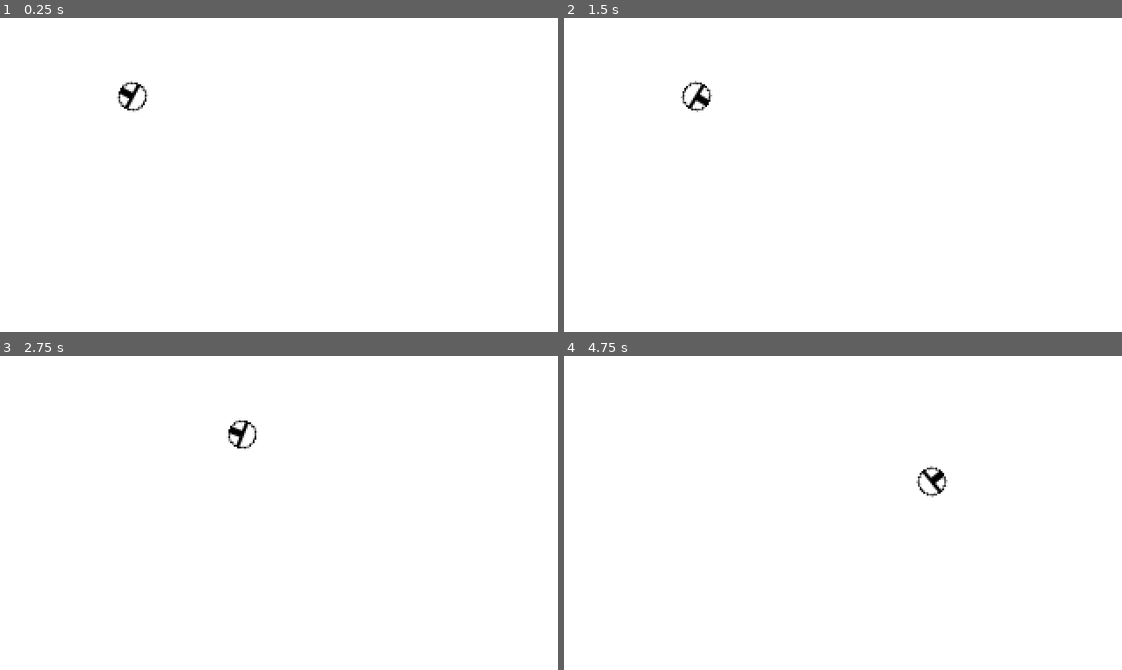
Above: before the commit, frames 1-4 (two rows, left to right).
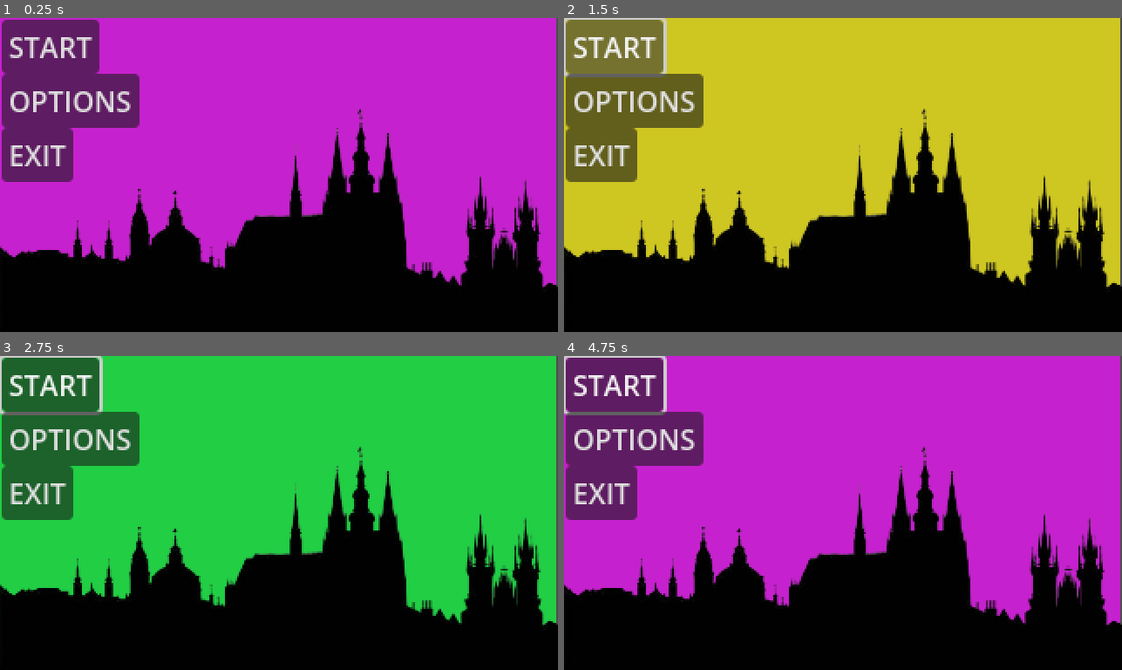
Above: after the commit, the same moments.

Repository: jarinjuan/ZizkovskaLajna
Game: Godot game, scene res://control.tscn
Same seed, same stepped clock (60 frames per second), same inputs: the game is played once before the commit and once after it. Before the commit the project starts from res://room.tscn.
Inputs (mouse positions are in pixels of both pictures, inside the frame that each line leads up to):
- Up to frame 1 (0.25 s): no input
- Up to frame 2 (1.5 s): click (614, 46) at 0.5 s, where only the run after the commit has a clickable "START"; click (614, 46) at 1.25 s, where only the run after the commit has a clickable "START"
- Up to frame 3 (2.75 s): move the mouse to (401, 497) at 2.02 s; hold D (move_right) from 2.03 s (still down)
- Up to frame 4 (4.75 s): move the mouse to (731, 528) at 2.77 s; release D (move_right) at 2.78 s; hold S (move_down) 2.78-3.53 s; move the mouse to (898, 443) at 3.52 s; hold D (move_right) 3.53-4.28 s; move the mouse to (815, 575) at 4.27 s; hold W (move_up) from 4.28 s (still down)

The runs differ from the first frame. In frame 1, 100% of the frame differs, in the area x 0-100%, y 0-100%; in frame 2, 100%; in frame 3, 100%; in frame 4, 100%.

Commit message:
added the menu animation

Diff:
--- /dev/null
+++ b/zizkovskalajna/animated_sprite_2d.gd
@@ -0,0 +1,4 @@
+extends AnimatedSprite2D
+
+func _ready():
+	play("default")
--- a/zizkovskalajna/control.tscn
+++ b/zizkovskalajna/control.tscn
@@ -51,8 +51,10 @@
 [ext_resource type="Texture2D" uid="uid://ciwgj7nuhl8m5" path="res://Assets/Gradient background/gradient48.png" id="49_spnvb"]
 [ext_resource type="Texture2D" uid="uid://bvq3xqy3cg245" path="res://Assets/Gradient background/gradient49.png" id="50_fei02"]
 [ext_resource type="Texture2D" uid="uid://y0xwkr5eoyl8" path="res://Assets/Gradient background/gradient50.png" id="51_0mupu"]
+[ext_resource type="Script" uid="uid://bw70ts8po8ofh" path="res://animated_sprite_2d.gd" id="52_cgtu8"]
 
 [sub_resource type="SpriteFrames" id="SpriteFrames_qtu10"]
+resource_local_to_scene = true
 animations = [{
 "frames": [{
 "duration": 1.0,
@@ -98,122 +100,260 @@
 "texture": ExtResource("15_lme8m")
 }, {
 "duration": 1.0,
+"texture": ExtResource("16_368e6")
+}, {
+"duration": 1.0,
+"texture": ExtResource("17_f3g82")
+}, {
+"duration": 1.0,
+"texture": ExtResource("18_jl2n8")
+}, {
+"duration": 1.0,
+"texture": ExtResource("19_ei7ay")
+}, {
+"duration": 1.0,
+"texture": ExtResource("20_1tsie")
+}, {
+"duration": 1.0,
+"texture": ExtResource("21_tnoo1")
+}, {
+"duration": 1.0,
+"texture": ExtResource("22_dxfpq")
+}, {
+"duration": 1.0,
+"texture": ExtResource("23_mj6vr")
+}, {
+"duration": 1.0,
+"texture": ExtResource("24_ht2o7")
+}, {
+"duration": 1.0,
+"texture": ExtResource("25_t58nx")
+}, {
+"duration": 1.0,
+"texture": ExtResource("26_rjy8b")
+}, {
+"duration": 1.0,
+"texture": ExtResource("27_ojvp0")
+}, {
+"duration": 1.0,
+"texture": ExtResource("28_cl67r")
+}, {
+"duration": 1.0,
+"texture": ExtResource("29_eo28v")
+}, {
+"duration": 1.0,
+"texture": ExtResource("30_0vtpd")
+}, {
+"duration": 1.0,
+"texture": ExtResource("31_4i8g1")
+}, {
+"duration": 1.0,
+"texture": ExtResource("32_xesbv")
+}, {
+"duration": 1.0,
+"texture": ExtResource("33_a4w23")
+}, {
+"duration": 1.0,
+"texture": ExtResource("34_f221p")
+}, {
+"duration": 1.0,
+"texture": ExtResource("35_p5674")
+}, {
+"duration": 1.0,
+"texture": ExtResource("36_ha77m")
+}, {
+"duration": 1.0,
+"texture": ExtResource("37_vd3g1")
+}, {
+"duration": 1.0,
+"texture": ExtResource("38_vixuq")
+}, {
+"duration": 1.0,
+"texture": ExtResource("39_2l1nv")
+}, {
+"duration": 1.0,
+"texture": ExtResource("40_iirst")
+}, {
+"duration": 1.0,
+"texture": ExtResource("42_gdml8")
+}, {
+"duration": 1.0,
+"texture": ExtResource("41_fu7xo")
+}, {
+"duration": 1.0,
+"texture": ExtResource("43_qlo5d")
+}, {
+"duration": 1.0,
+"texture": ExtResource("44_7jgri")
+}, {
+"duration": 1.0,
+"texture": ExtResource("45_d8apq")
+}, {
+"duration": 1.0,
+"texture": ExtResource("46_8rxc3")
+}, {
+"duration": 1.0,
+"texture": ExtResource("47_aq55q")
+}, {
+"duration": 1.0,
+"texture": ExtResource("48_p2shu")
+}, {
+"duration": 1.0,
+"texture": ExtResource("49_spnvb")
+}, {
+"duration": 1.0,
+"texture": ExtResource("50_fei02")
+}, {
+"duration": 1.0,
+"texture": ExtResource("51_0mupu")
+}, {
+"duration": 1.0,
+"texture": ExtResource("50_fei02")
+}, {
+"duration": 1.0,
+"texture": ExtResource("49_spnvb")
+}, {
+"duration": 1.0,
+"texture": ExtResource("48_p2shu")
+}, {
+"duration": 1.0,
+"texture": ExtResource("47_aq55q")
+}, {
+"duration": 1.0,
+"texture": ExtResource("46_8rxc3")
+}, {
+"duration": 1.0,
+"texture": ExtResource("45_d8apq")
+}, {
+"duration": 1.0,
+"texture": ExtResource("44_7jgri")
+}, {
+"duration": 1.0,
+"texture": ExtResource("43_qlo5d")
+}, {
+"duration": 1.0,
+"texture": ExtResource("41_fu7xo")
+}, {
+"duration": 1.0,
+"texture": ExtResource("42_gdml8")
+}, {
+"duration": 1.0,
+"texture": ExtResource("40_iirst")
+}, {
+"duration": 1.0,
+"texture": ExtResource("39_2l1nv")
+}, {
+"duration": 1.0,
+"texture": ExtResource("38_vixuq")
+}, {
+"duration": 1.0,
+"texture": ExtResource("37_vd3g1")
+}, {
+"duration": 1.0,
+"texture": ExtResource("36_ha77m")
+}, {
+"duration": 1.0,
+"texture": ExtResource("35_p5674")
+}, {
+"duration": 1.0,
+"texture": ExtResource("34_f221p")
+}, {
+"duration": 1.0,
+"texture": ExtResource("33_a4w23")
+}, {
+"duration": 1.0,
+"texture": ExtResource("32_xesbv")
+}, {
+"duration": 1.0,
+"texture": ExtResource("31_4i8g1")
+}, {
+"duration": 1.0,
+"texture": ExtResource("30_0vtpd")
+}, {
+"duration": 1.0,
+"texture": ExtResource("29_eo28v")
+}, {
+"duration": 1.0,
+"texture": ExtResource("28_cl67r")
+}, {
+"duration": 1.0,
+"texture": ExtResource("27_ojvp0")
+}, {
+"duration": 1.0,
+"texture": ExtResource("26_rjy8b")
+}, {
+"duration": 1.0,
+"texture": ExtResource("25_t58nx")
+}, {
+"duration": 1.0,
+"texture": ExtResource("24_ht2o7")
+}, {
+"duration": 1.0,
+"texture": ExtResource("23_mj6vr")
+}, {
+"duration": 1.0,
+"texture": ExtResource("22_dxfpq")
+}, {
+"duration": 1.0,
+"texture": ExtResource("21_tnoo1")
+}, {
+"duration": 1.0,
+"texture": ExtResource("20_1tsie")
+}, {
+"duration": 1.0,
+"texture": ExtResource("19_ei7ay")
+}, {
+"duration": 1.0,
+"texture": ExtResource("18_jl2n8")
+}, {
+"duration": 1.0,
+"texture": ExtResource("17_f3g82")
+}, {
+"duration": 1.0,
+"texture": ExtResource("16_368e6")
+}, {
+"duration": 1.0,
 "texture": ExtResource("15_lme8m")
 }, {
 "duration": 1.0,
-"texture": ExtResource("16_368e6")
-}, {
-"duration": 1.0,
-"texture": ExtResource("17_f3g82")
-}, {
-"duration": 1.0,
-"texture": ExtResource("18_jl2n8")
-}, {
-"duration": 1.0,
-"texture": ExtResource("19_ei7ay")
-}, {
-"duration": 1.0,
-"texture": ExtResource("20_1tsie")
-}, {
-"duration": 1.0,
-"texture": ExtResource("21_tnoo1")
-}, {
-"duration": 1.0,
-"texture": ExtResource("21_tnoo1")
-}, {
-"duration": 1.0,
-"texture": ExtResource("22_dxfpq")
-}, {
-"duration": 1.0,
-"texture": ExtResource("23_mj6vr")
-}, {
-"duration": 1.0,
-"texture": ExtResource("24_ht2o7")
-}, {
-"duration": 1.0,
-"texture": ExtResource("25_t58nx")
-}, {
-"duration": 1.0,
-"texture": ExtResource("26_rjy8b")
-}, {
-"duration": 1.0,
-"texture": ExtResource("27_ojvp0")
-}, {
-"duration": 1.0,
-"texture": ExtResource("28_cl67r")
-}, {
-"duration": 1.0,
-"texture": ExtResource("29_eo28v")
-}, {
-"duration": 1.0,
-"texture": ExtResource("30_0vtpd")
-}, {
-"duration": 1.0,
-"texture": ExtResource("31_4i8g1")
-}, {
-"duration": 1.0,
-"texture": ExtResource("32_xesbv")
-}, {
-"duration": 1.0,
-"texture": ExtResource("33_a4w23")
-}, {
-"duration": 1.0,
-"texture": ExtResource("34_f221p")
-}, {
-"duration": 1.0,
-"texture": ExtResource("35_p5674")
-}, {
-"duration": 1.0,
-"texture": ExtResource("36_ha77m")
-}, {
-"duration": 1.0,
-"texture": ExtResource("37_vd3g1")
-}, {
-"duration": 1.0,
-"texture": ExtResource("38_vixuq")
-}, {
-"duration": 1.0,
-"texture": ExtResource("39_2l1nv")
-}, {
-"duration": 1.0,
-"texture": ExtResource("40_iirst")
-}, {
-"duration": 1.0,
-"texture": ExtResource("41_fu7xo")
-}, {
-"duration": 1.0,
-"texture": ExtResource("42_gdml8")
-}, {
-"duration": 1.0,
-"texture": ExtResource("43_qlo5d")
-}, {
-"duration": 1.0,
-"texture": ExtResource("44_7jgri")
-}, {
-"duration": 1.0,
-"texture": ExtResource("45_d8apq")
-}, {
-"duration": 1.0,
-"texture": ExtResource("46_8rxc3")
-}, {
-"duration": 1.0,
-"texture": ExtResource("47_aq55q")
-}, {
-"duration": 1.0,
-"texture": ExtResource("48_p2shu")
-}, {
-"duration": 1.0,
-"texture": ExtResource("49_spnvb")
-}, {
-"duration": 1.0,
-"texture": ExtResource("50_fei02")
-}, {
-"duration": 1.0,
-"texture": ExtResource("51_0mupu")
+"texture": ExtResource("14_t5h34")
+}, {
+"duration": 1.0,
+"texture": ExtResource("13_imgy0")
+}, {
+"duration": 1.0,
+"texture": ExtResource("12_40q3o")
+}, {
+"duration": 1.0,
+"texture": ExtResource("11_o4pox")
+}, {
+"duration": 1.01,
+"texture": ExtResource("10_hvv3a")
+}, {
+"duration": 1.0,
+"texture": ExtResource("9_txpyq")
+}, {
+"duration": 1.0,
+"texture": ExtResource("8_fegdf")
+}, {
+"duration": 1.0,
+"texture": ExtResource("7_amqs4")
+}, {
+"duration": 1.0,
+"texture": ExtResource("6_b6gc8")
+}, {
+"duration": 1.0,
+"texture": ExtResource("5_tedhf")
+}, {
+"duration": 1.0,
+"texture": ExtResource("4_8j0qy")
+}, {
+"duration": 1.0,
+"texture": ExtResource("3_cgtu8")
 }],
 "loop": true,
 "name": &"default",
-"speed": 5.0
+"speed": 10.0
 }]
 
 [node name="Control" type="Control"]
@@ -226,26 +366,27 @@
 
 [node name="buttonStart" type="Button" parent="."]
 layout_mode = 0
-offset_left = 119.0
-offset_top = 21.0
-offset_right = 175.0
-offset_bottom = 52.0
+offset_left = 1.0
+offset_top = 1.0
+offset_right = 57.0
+offset_bottom = 32.0
 text = "START"
+icon_alignment = 1
 
 [node name="buttonOptions" type="Button" parent="."]
 layout_mode = 0
-offset_left = 114.0
-offset_top = 87.0
-offset_right = 193.0
-offset_bottom = 118.0
+offset_left = 1.0
+offset_top = 32.0
+offset_right = 80.0
+offset_bottom = 63.0
 text = "OPTIONS"
 
 [node name="buttonExit" type="Button" parent="."]
 layout_mode = 0
-offset_left = 135.0
-offset_top = 127.0
-offset_right = 176.0
-offset_bottom = 158.0
+offset_left = 1.0
+offset_top = 63.0
+offset_right = 42.0
+offset_bottom = 94.0
 text = "EXIT"
 
 [node name="ParallaxBackground" type="ParallaxBackground" parent="."]
@@ -261,7 +402,9 @@
 [node name="ParallaxLayer2" type="ParallaxLayer" parent="ParallaxBackground"]
 
 [node name="AnimatedSprite2D" type="AnimatedSprite2D" parent="ParallaxBackground/ParallaxLayer2"]
-position = Vector2(160.5, 91.5)
+position = Vector2(160, 89)
 scale = Vector2(0.39875, 0.295)
 sprite_frames = SubResource("SpriteFrames_qtu10")
-frame_progress = 0.384769
+frame_progress = 0.393301
+speed_scale = 1.96
+script = ExtResource("52_cgtu8")
--- a/zizkovskalajna/player.gd
+++ b/zizkovskalajna/player.gd
@@ -1,18 +1,18 @@
 extends CharacterBody2D
 
-const SPEED: int = 90
+const SPEED: int = 200
 
 func _physics_process(delta: float) -> void:
 	var movement := Vector2.ZERO
 
 	if Input.is_action_pressed("move_right"):
-		movement.x += 1
+		movement.x += 2
 	if Input.is_action_pressed("move_left"):
-		movement.x -= 1
+		movement.x -= 2
 	if Input.is_action_pressed("move_down"):
-		movement.y += 1
+		movement.y += 2
 	if Input.is_action_pressed("move_up"):
-		movement.y -= 1
+		movement.y -= 2
 
 	if movement.length() > 0:
 		movement = movement.normalized()
--- a/zizkovskalajna/project.godot
+++ b/zizkovskalajna/project.godot
@@ -11,7 +11,7 @@
 [application]
 
 config/name="ZizkovskaLajna"
-run/main_scene="uid://d1yrsh4myo4xd"
+run/main_scene="uid://f83bnxna7dq0"
 config/features=PackedStringArray("4.4", "GL Compatibility")
 config/icon="res://icon.svg"
 
Not shown, added: zizkovskalajna/animated_sprite_2d.gd.uid
Not shown: 1 places in zizkovskalajna/control.tscn that only renumber resources
